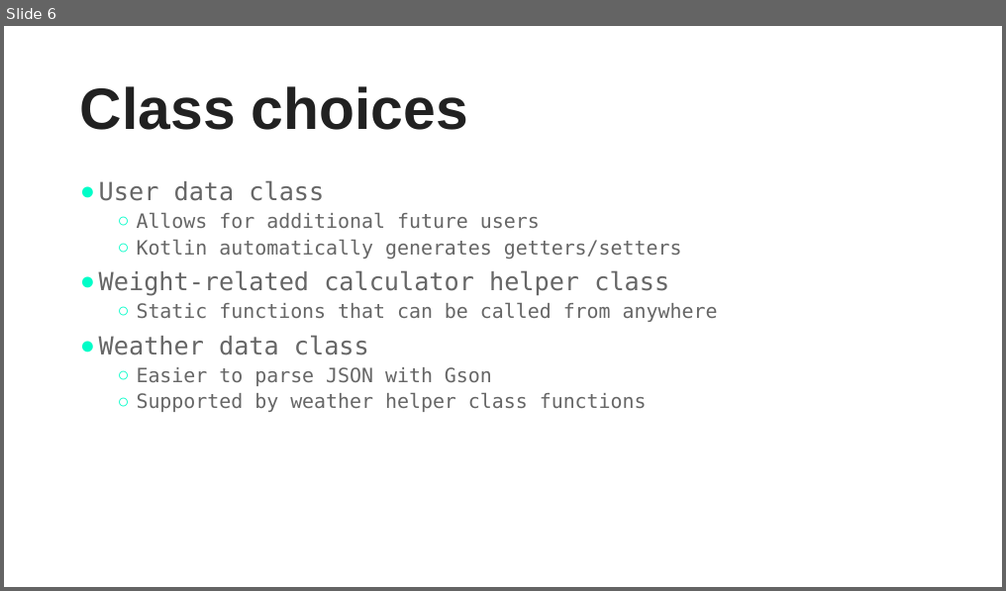
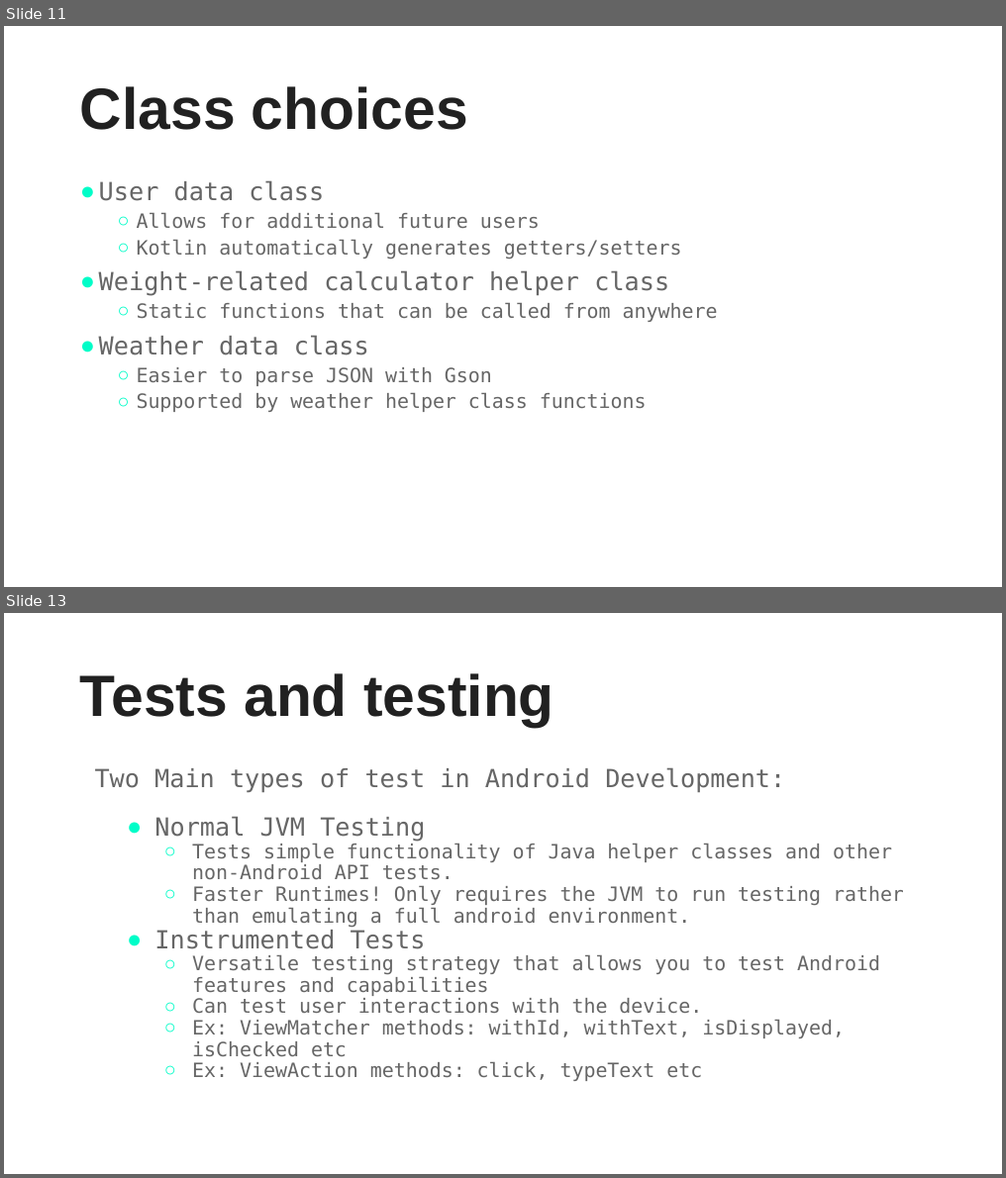
Before and after one commit to jcsullivan/CS6018Project, a slide deck: Part 1/LifestyleApp.pptx. Shown one above the other, each under a label of ours: slide 6 before the commit, slides 11 and 13 after it; the slides between them are not shown. The pictures are 1006x591 and 1006x1178 pixels, drawn with LibreOffice and Linux fonts; fonts in the diff are those of the drawing. Boxes give left, top, right and bottom in pixels: in the first picture for what was removed or moved away, otherwise in the second. Text is boxed around its words. In the diff, an @@ line names an element or a change of style, - is before the commit and + after.

```diff
--- a/Part 1/LifestyleApp.pptx
+++ b/Part 1/LifestyleApp.pptx
@@ slide 13 added at [4,613,1002,1174], background #FFFFFF @@
@@ title added at [80,673,554,727], 56 pt, text #212121, bold @@
+Tests and testing
@@ text added at [95,767,904,1081], 19 pt, text #666666 @@
+Two Main types of test in Android Development:
+● Normal JVM Testing
+  ○ Tests simple functionality of Java helper classes and other non-Android API tests.
+  ○ Faster Runtimes! Only requires the JVM to run testing rather than emulating a full android environment.
+● Instrumented Tests
+  ○ Versatile testing strategy that allows you to test Android features and capabilities
+  ○ Can test user interactions with the device.
+  ○ Ex: ViewMatcher methods: withId, withText, isDisplayed, isChecked etc
+  ○ Ex: ViewAction methods: click, typeText etc
@@ what was slide 6 is now slide 11 @@
```
Also in this commit, not shown: 4 slides changed, 8 other slides added, 3 slides removed, 5 other files.
